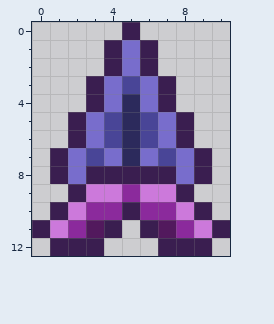
Pixel-art sprite: Projectiles/Piercing/VilePiercerProjectile.png. This is how it looked before the edit.
The file is 22x26 pixels, drawn in blocks of 2x2; one block is one cell here.
Once edited:
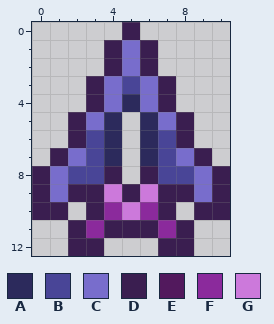
Palette (. is transparent): A #2c2a5c  B #494597  C #786dcc  D #3a1e50  E #52195d  F #8b2a9c  G #cc79db
Message: Changed weapon sprites, updated some homing projectile logic
The exact change:
y 5: x 4..6 BAB -> A.A
y 6: x 3..7 CBABC -> BA.AB
y 7: x 4..6 CAC -> A.A
y 8: x 0..3 .DCD -> DCBB; x 5 D -> .; x 7..10 DCD. -> BBCD
y 9: x 0..1 .. -> DC; x 3 G -> D; x 5 F -> D; x 7 G -> D; x 9..10 .. -> CD
y 10: x 0 . -> D; x 2..3 GF -> .D; x 5 D -> G; x 7..8 FG -> D.; x 10 . -> D
y 11: x 0..3 DGFE -> ..DF; x 5 . -> D; x 7..10 EFGD -> FD..
y 12: x 1 D -> .; x 9 D -> .
